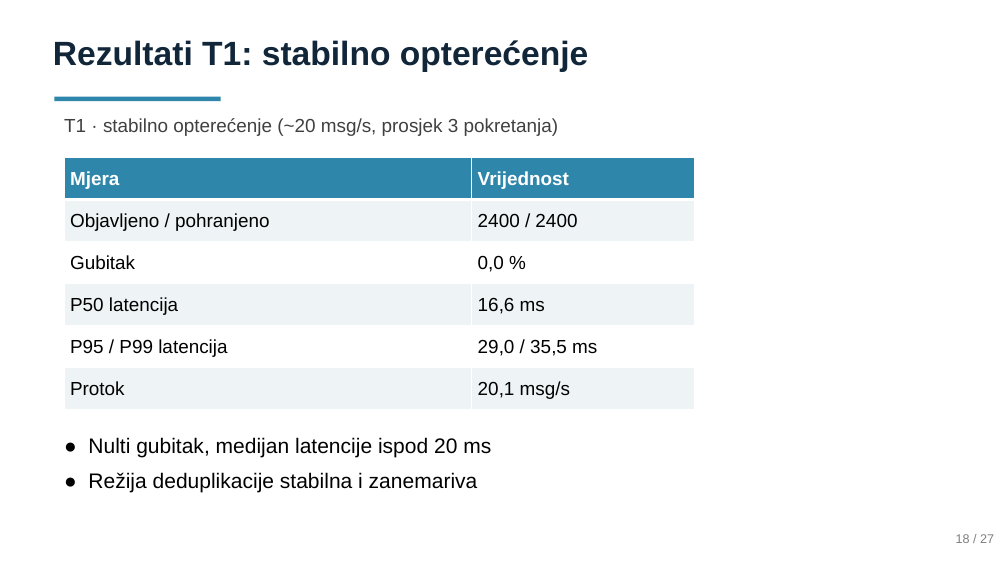
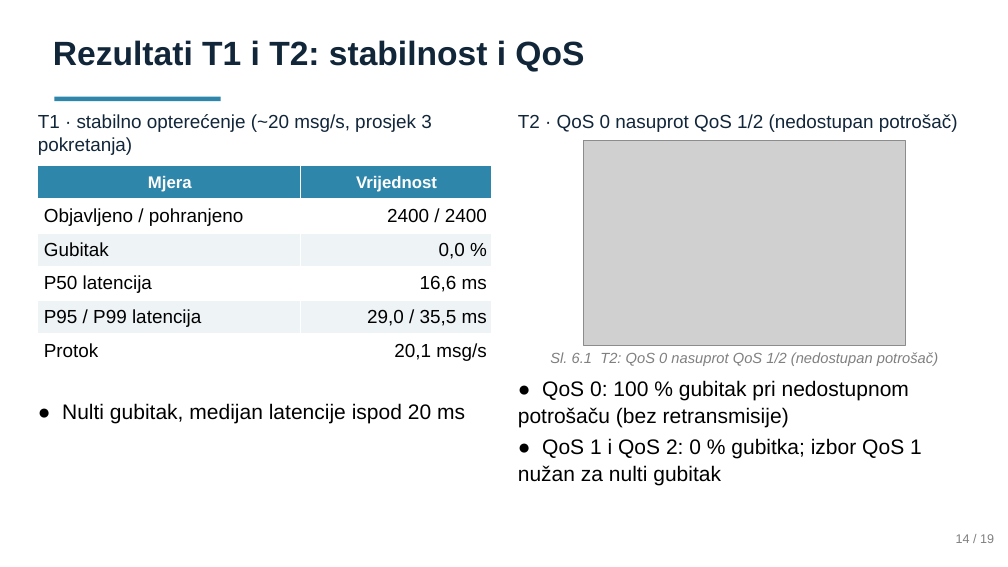
Before and after one commit to LukaIvekovic/iot-telemtry-processing, a slide deck: slide 14 of Prezentacija.pptx (slide 17 before the commit). Drawn at 1008x567 pixels with LibreOffice and Linux fonts; fonts in the diff are those of the drawing; grey boxes stand for pictures. Boxes give left, top, right and bottom in pixels: in the first picture for what was removed or moved away, otherwise in the second. Text is boxed around its words. In the diff, an @@ line names an element or a change of style, - is before the commit and + after.

```diff
--- a/Prezentacija.pptx
+++ b/Prezentacija.pptx
@@ text at (x1=53, y1=40, x2=584, y2=72): text changed @@
-Rezultati T1: stabilno opterećenje
+Rezultati T1 i T2: stabilnost i QoS
@@ text "T1 · stabilno opterećenje (~20 ..." moved from (x1=64, y1=118, x2=558, y2=136) to (x1=38, y1=114, x2=432, y2=155) @@
@@ text "T1 · stabilno opterećenje (~20 ..." at (x1=38, y1=114, x2=432, y2=155): text colour #404040 to #12263A @@
@@ text added at (x1=518, y1=114, x2=958, y2=132), 18 pt, text #12263A @@
+T2 · QoS 0 nasuprot QoS 1/2 (nedostupan potrošač)
@@ picture added at (x1=584, y1=141, x2=905, y2=346) @@
@@ table at (x1=38, y1=166, x2=492, y2=368) @@
@@ fill #EEF3F6 to #FFFFFF in 6 cells @@
@@ fill #FFFFFF to #EEF3F6 in 4 cells @@
@@ size 18 to 16 pt in "Mjera", "Vrijednost" @@
@@ alignment left to centre @@
@@ alignment left to right @@
@@ table resized from (x1=64, y1=157, x2=694, y2=409) to (x1=38, y1=166, x2=492, y2=368) @@
@@ text added at (x1=550, y1=352, x2=938, y2=366), 14 pt, text #808080, italic @@
+Sl. 6.1 T2: QoS 0 nasuprot QoS 1/2 (nedostupan potrošač)
@@ text added at (x1=518, y1=380, x2=922, y2=486), 20 pt, text #000000 @@
+● QoS 0: 100 % gubitak pri nedostupnom potrošaču (bez retransmisije)
+● QoS 1 i QoS 2: 0 % gubitka; izbor QoS 1 nužan za nulti gubitak
@@ text "● Nulti gubitak, medijan latencije ..." moved from (x1=88, y1=437, x2=491, y2=492) to (x1=62, y1=403, x2=465, y2=423) @@
@@ text "● Nulti gubitak, medijan latencije ..." at (x1=62, y1=403, x2=465, y2=423): line spacing 1.1 to 1.06; less space between paragraphs @@
@@ text at (x1=88, y1=472, x2=478, y2=492): paragraph removed @@
-● Režija deduplikacije stabilna i zanemariva
@@ text at (x1=956, y1=534, x2=994, y2=543): text changed @@
-18 / 27
+14 / 19
```
Also in this commit, not shown: 16 other slides changed, 1 slide added, 7 slides removed.
